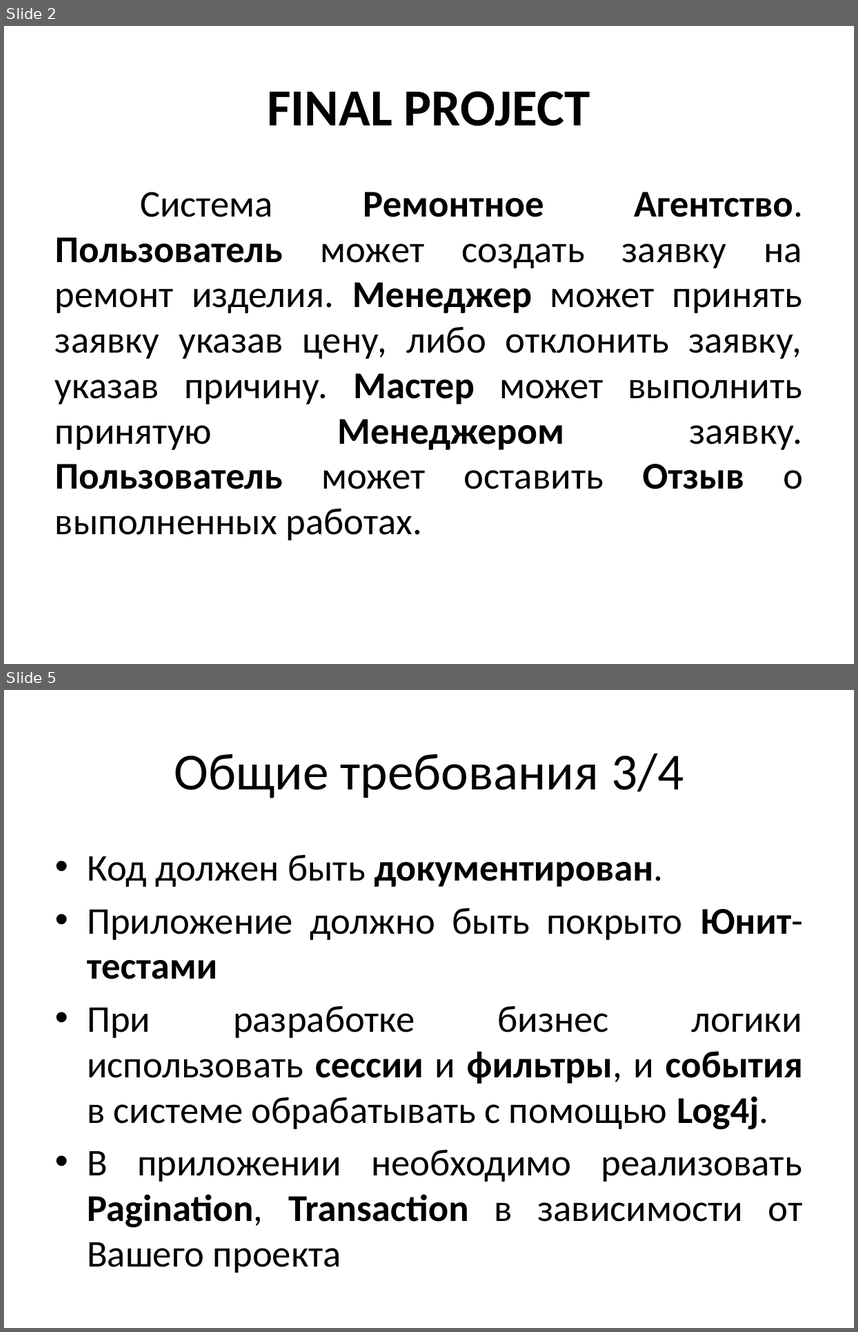
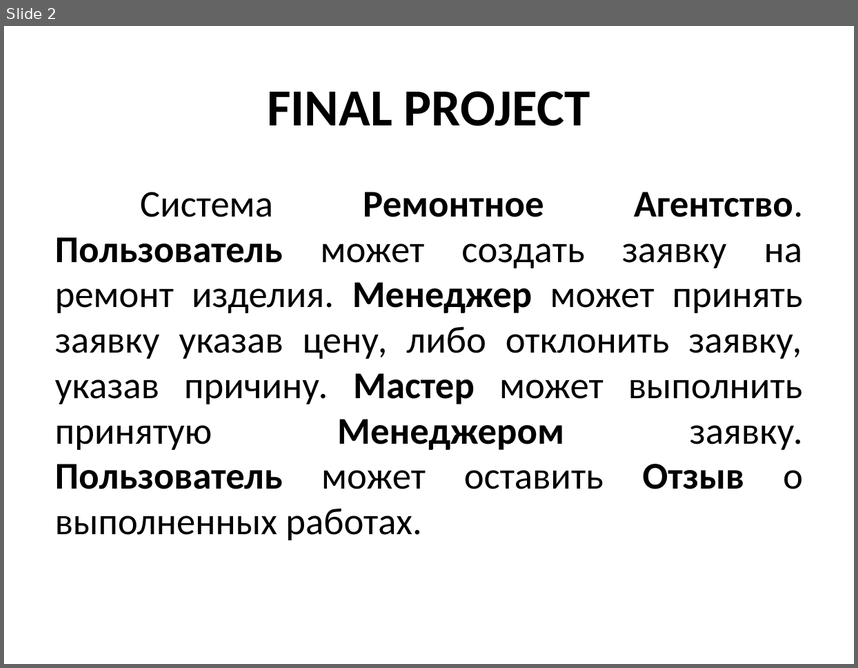
Before and after one commit to MikhailGlushko/FinalProject, a slide deck: doc/README.pptx. Shown one above the other, each under a label of ours: slides 2 and 5 before the commit, slide 2 after it; the slides between them are not shown. The pictures are 858x1332 and 858x668 pixels, drawn with LibreOffice and Linux fonts; fonts in the diff are those of the drawing. Boxes give left, top, right and bottom in pixels: in the first picture for what was removed or moved away, otherwise in the second. Text is boxed around its words. In the diff, an @@ line names an element or a change of style, - is before the commit and + after.

```diff
--- a/doc/README.pptx
+++ b/doc/README.pptx
@@ slide 5 removed at bbox=[4, 690, 854, 1328], background #FFFFFF @@
@@ title removed at bbox=[174, 753, 684, 798] @@
-Общие требования 3/4
@@ text removed at bbox=[87, 854, 803, 1272] @@
-• Код должен быть документирован.
-• Приложение должно быть покрыто Юнит-тестами
-• При разработке бизнес логики использовать сессии и фильтры, и события в системе обрабатывать с помощью Log4j.
-• В приложении необходимо реализовать Pagination, Transaction в зависимости от Вашего проекта
```
Also in this commit, not shown: 6 slides added, 7 other slides removed, 1 other file.
